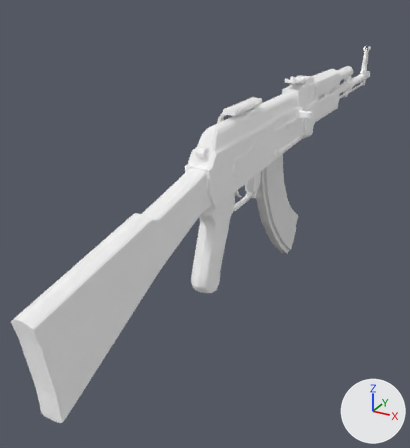
What one commit did to the glTF model models/rifle_shooting.glb.
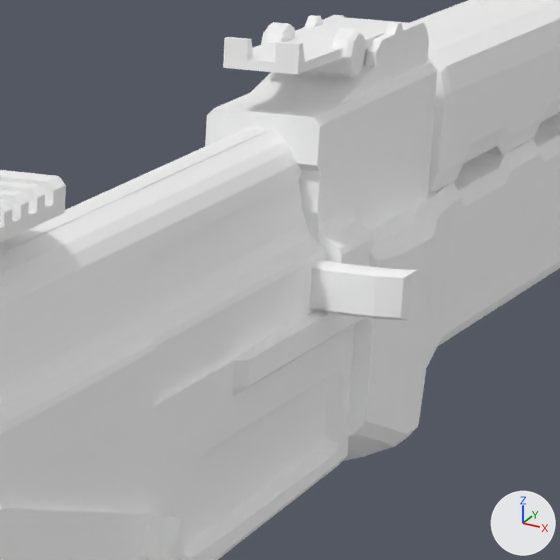
Old and new are each drawn whole from a 50 mm lens placed at (2.88, -7.3, 2.78), pointed at (-0.75, -0.7, -0.52) and again close up on the part from 62% to 81% of the width and 16% to 34% of the height. The axes (+X, +Y, +Z) are drawn at lower right. The lights are the same throughout. The last two pictures show the newer version. Both versions are drawn at frame 4 of the action 'Cube.001Action'; the numbers are the values there.

Script lines for the objects in view, before the commit:
```python
me_cube = bpy.data.meshes.new('Cube')
me_cube.from_pydata(...)  # 1876 vertices, 3337 faces; spans x -0.21..0.22, y -4.86..4.91, z -0.62..1.46
me_cube.materials.append(mat_material)  # white #ffffff
me_cube_001 = bpy.data.meshes.new('Cube.001')
me_cube_001.from_pydata(...)  # 46 vertices, 72 faces; spans x 0.074..0.343, y -0.444..0.507, z 0.895..1.159
me_cube_001.materials.append(mat_material)  # white #ffffff
me_cube_002 = bpy.data.meshes.new('Cube.002')
me_cube_002.from_pydata(...)  # 584 vertices, 1068 faces; spans x -0.21..0.21, y -4.81..2.46, z -0.74..1.33
me_cube_002.materials.append(mat_material)  # white #ffffff
ob_cube = bpy.data.objects.new('Cube', me_cube)
ob_cube.location = (0.0, 0.0, 0.0)
ob_cube_001 = bpy.data.objects.new('Cube.001', me_cube_001)
ob_cube_001.location = (0.0, 0.0, 0.0)
ob_cube_002 = bpy.data.objects.new('Cube.002', me_cube_002)
ob_cube_002.location = (0.0, 0.0, 0.0)
```
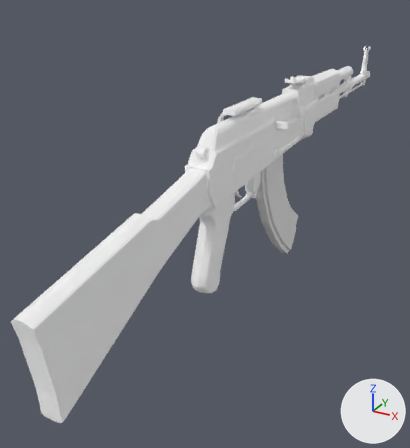
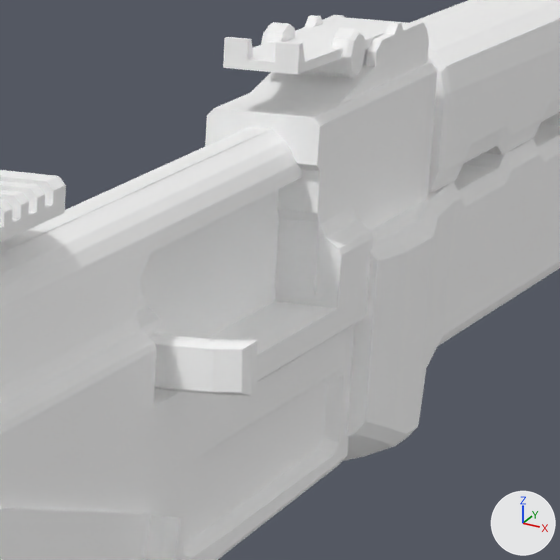
The change, as a list of edits to the scene's bpy script:
```text
Change ob_cube_001:
    ob_cube_001.location: (0.0, 0.0, 0.0) -> (0.0, -0.776, 0.0)
    ob_cube_001.rotation_euler: (0.0, 0.0, 0.0) -> (0.0, -0.0439, 0.0)  # degrees (0, 0, 0) -> degrees (0, -2.5, 0)
```

Changed parts and their boxes [x1, y1, x2, y2] in the close-ups (560 x 560 px):
'Cube.001', moved, turned
    before: [137, 180, 417, 403]
    after: [137, 281, 257, 396]
